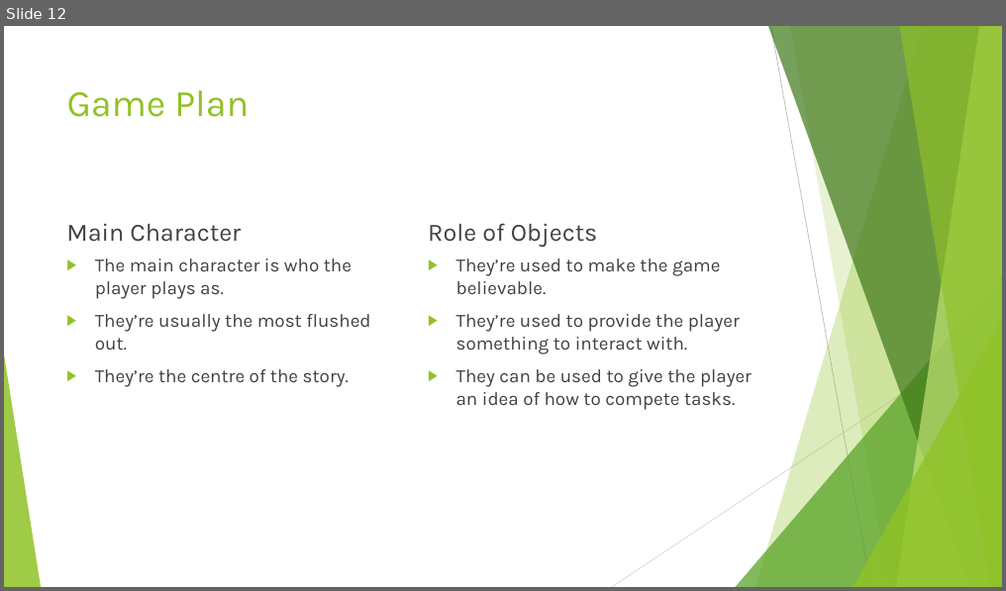
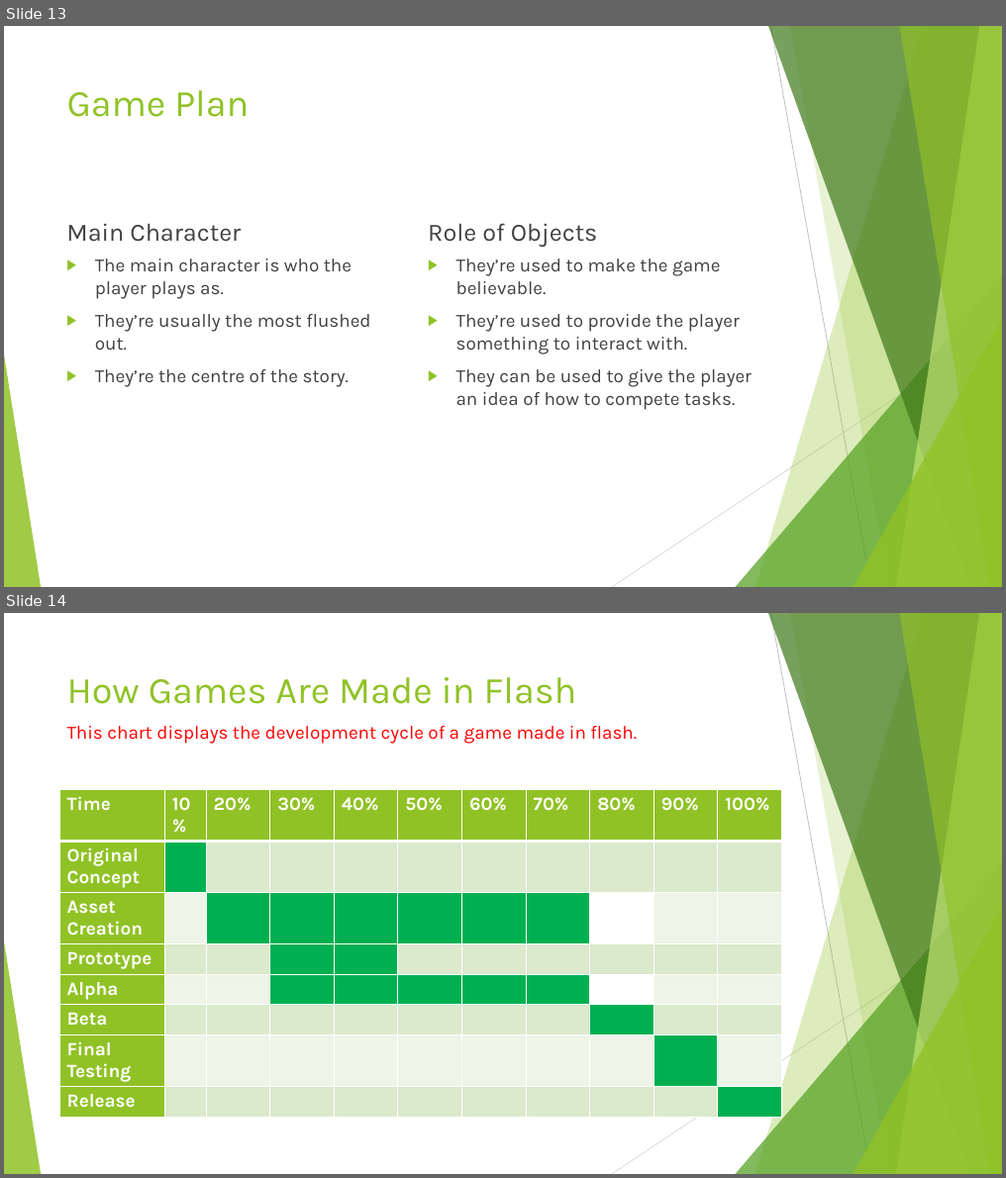
Before and after one commit to LewisMoltenPlanet/Collage-Work, a slide deck: Assignments/Flash For Computer Games.pptx. Shown one above the other, each under a label of ours: slide 12 before the commit, slides 13 and 14 after it. The pictures are 1006x591 and 1006x1178 pixels, drawn with LibreOffice and Linux fonts; fonts in the diff are those of the drawing. Boxes give left, top, right and bottom in pixels: in the first picture for what was removed or moved away, otherwise in the second. Text is boxed around its words. In the diff, an @@ line names an element or a change of style, - is before the commit and + after.

```diff
--- a/Assignments/Flash For Computer Games.pptx
+++ b/Assignments/Flash For Computer Games.pptx
@@ slide 14 added at box(4, 613, 1002, 1174), background #FFFFFF; not listed: 10 template elements that a slide beside it also shows @@
@@ title added at box(67, 677, 577, 704), 36 pt, text #90C226 @@
+How Games Are Made in Flash
@@ text added at box(67, 726, 637, 744), 18 pt, text #FF0000 @@
+This chart displays the development cycle of a game made in flash.
@@ table added at box(59, 789, 779, 1121), 8 rows, 11 columns @@
+Time | 10% | 20% | 30% | 40% | 50% | 60% | 70% | 80% | 90% | 100%
+Original Concept |  |  |  |  |  |  |  |  |  | 
+Asset Creation |  |  |  |  |  |  |  |  |  | 
+Prototype |  |  |  |  |  |  |  |  |  | 
+Alpha |  |  |  |  |  |  |  |  |  | 
+Beta |  |  |  |  |  |  |  |  |  | 
+Final Testing |  |  |  |  |  |  |  |  |  | 
+Release |  |  |  |  |  |  |  |  |  | 
@@ what was slide 12 is now slide 13 @@
```
Also in this commit, not shown: 6 slides changed, 1 other slide added.
